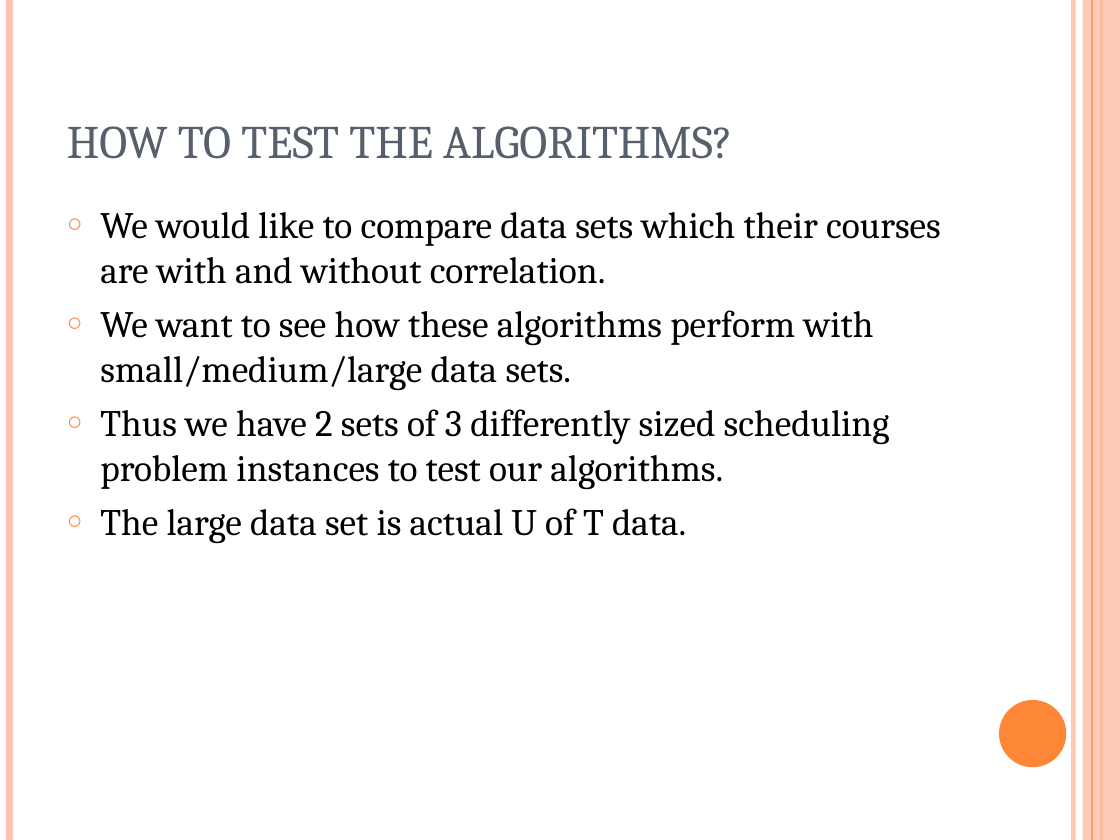
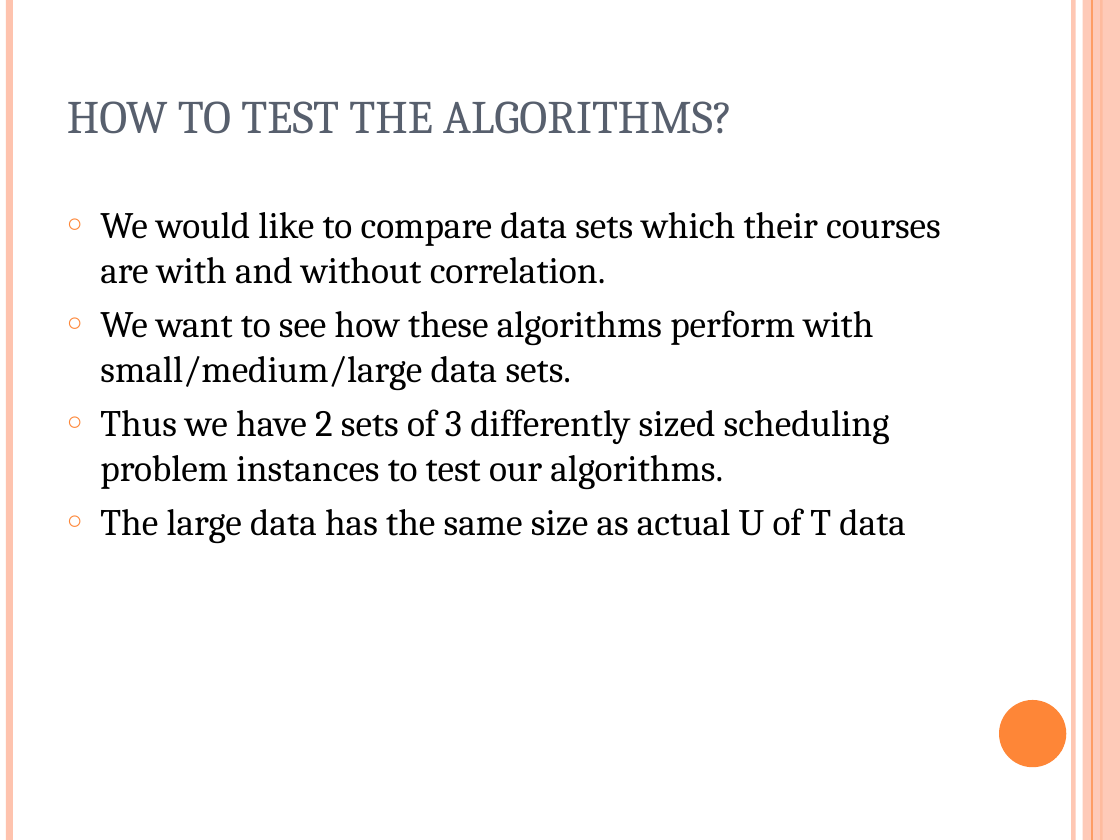
Before and after one commit to akokcam/csc384-genetic-algorithms-project, a slide deck: slide 8 of GA_TestBench/Data Files/presentation.ppt (slide 7 before the commit). Drawn at 1120x840 pixels with LibreOffice and Linux fonts; fonts in the diff are those of the drawing. Boxes give left, top, right and bottom in pixels: in the first picture for what was removed or moved away, otherwise in the second. Text is boxed around its words. In the diff, an @@ line names an element or a change of style, - is before the commit and + after.

```diff
--- a/GA_TestBench/Data Files/presentation.ppt
+++ b/GA_TestBench/Data Files/presentation.ppt
@@ title "HOW TO TEST THE ALGORITHMS?": place and size @@
-title "HOW TO TEST THE ALGORITHMS?" at box(67, 126, 732, 159)
+title "HOW TO TEST THE ALGORITHMS?" at box(67, 101, 732, 134)
@@ text at box(100, 508, 906, 544): text changed @@
-○ The large data set is actual U of T data.
+○ The large data has the same size as actual U of T data
```
Also in this commit, not shown: 7 slides added, 3 slides removed, 3 other files.
